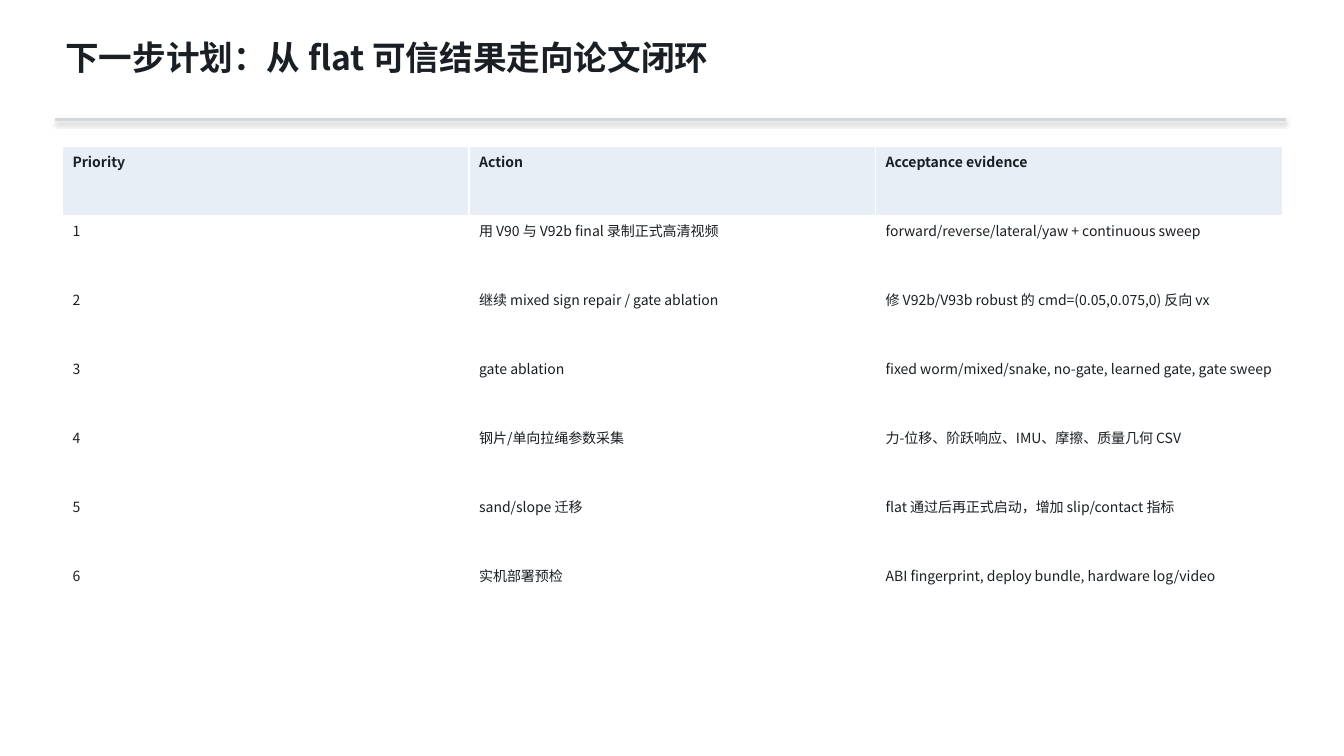
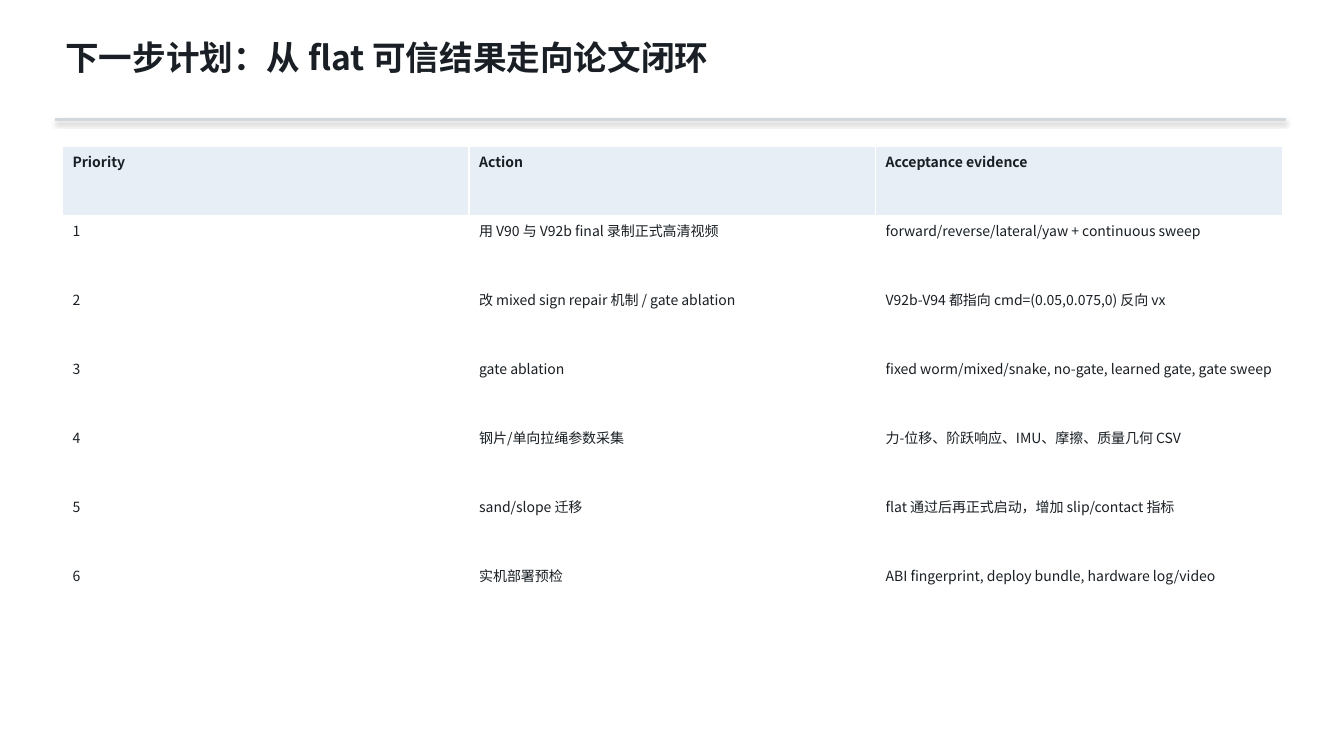
Before and after one commit to Kitjesen/worm-sim, a slide deck: slide 13 of record/current/worm_v6_advisor_update_ppt/worm_v6_advisor_update_20260603.pptx. Drawn at 1344x756 pixels with LibreOffice and Linux fonts; fonts in the diff are those of the drawing. Boxes give left, top, right and bottom in pixels: in the first picture for what was removed or moved away, otherwise in the second. Text is boxed around its words. In the diff, an @@ line names an element or a change of style, - is before the commit and + after.

Commit message:
Record robust hardcase training outcome
Constraint: V94 trained and scanned on the remote server with robust sensor noise, one-step action delay, and 0.9 action saturation while preserving the 80D/12D deployable ABI.
Rejected: Continuing the same robust-forward-left curriculum as a success path | V94 robust best/final still fail the mixed_vx_vy planar sign counterexample.
Confidence: medium
Scope-risk: narrow
Directive: Next repair should change the mixed vx/vy mechanism or staged residual constraints instead of only adding more timesteps to the same curriculum.
Tested: python scripts/create_worm_v6_advisor_update_ppt.py; python -m pytest src/v6/test_summarize_scan_acceptance_v6.py src/v6/test_reward_contract_v6.py src/v6/test_deployable_obs_v6.py src/v6/test_omni_eval_metrics_v6.py src/v6/test_visual_steel_strip_geometry_v6.py; git diff --check on touched paths.
Not-tested: New V94 videos were not recorded; this commit contains strict scan evidence and the updated advisor PPT.

```diff
--- a/record/current/worm_v6_advisor_update_ppt/worm_v6_advisor_update_20260603.pptx
+++ b/record/current/worm_v6_advisor_update_ppt/worm_v6_advisor_update_20260603.pptx
@@ table at (x1=63, y1=146, x2=1281, y2=630) @@
-row 3, column 2: 继续 mixed sign repair / gate ablation
+row 3, column 2: 改 mixed sign repair 机制 / gate ablation
-row 3, column 3: 修 V92b/V93b robust 的 cmd=(0.05,0.075,0) 反向 vx
+row 3, column 3: V92b-V94 都指向 cmd=(0.05,0.075,0) 反向 vx
```
Also in this commit, not shown: 3 other slides changed, 27 other files.
